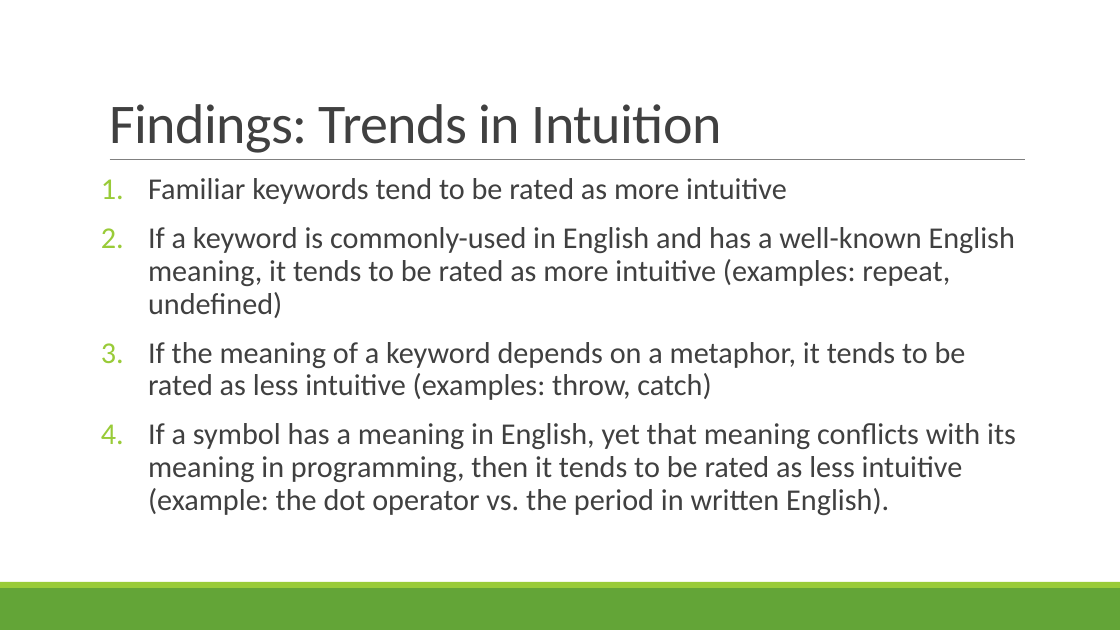
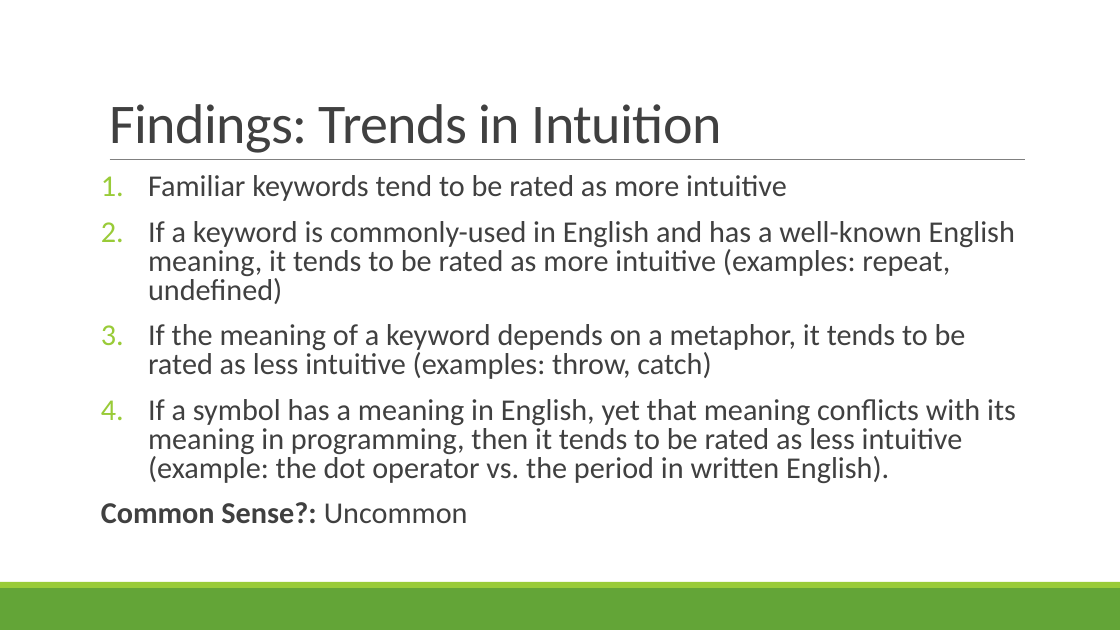
Before and after one commit to rbohrer/pl-course, a slide deck: slide 25 of LectureSlides/09Design2.pptx. Drawn at 1120x630 pixels with LibreOffice and Linux fonts; fonts in the diff are those of the drawing. Boxes give left, top, right and bottom in pixels: in the first picture for what was removed or moved away, otherwise in the second. Text is boxed around its words. In the diff, an @@ line names an element or a change of style, - is before the commit and + after.

```diff
--- a/LectureSlides/09Design2.pptx
+++ b/LectureSlides/09Design2.pptx
@@ text at box(148, 175, 1016, 483): line spacing 0.9 to 0.8 @@
@@ text at box(101, 502, 468, 523): paragraph added @@
+Common Sense?: Uncommon
```
Also in this commit, not shown: 1 other slide changed, 16 slides added, 1 slide removed.
